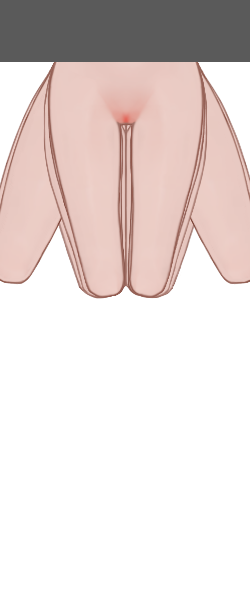
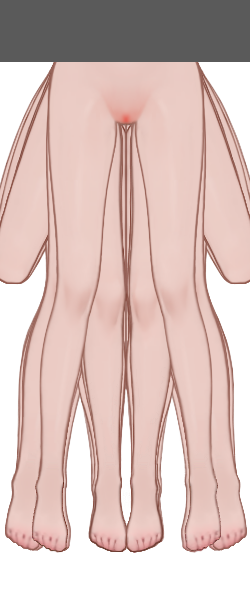
The second 250 × 600 image is a revision of the first. Changes to its layers:
showed "新Default 副本" (2nd of 2) over (31, 62, 222, 553)
showed "Small_White 副本" over (49, 62, 204, 553)
showed "新Spread 副本 5" over (5, 62, 247, 551)
showed "新Kneel 副本 10" over (0, 62, 250, 284)
showed "新Normal_White 副本 2" over (31, 62, 222, 552)
showed "新LegsClosed 副本" over (47, 62, 206, 553)
showed "新Spread 副本" over (5, 62, 247, 551)
showed "新Kneel 副本 11" over (0, 62, 250, 284)
showed "L" over (30, 62, 222, 551)
showed "新LegsClosed 副本 3" over (43, 62, 208, 552)
showed "新Spread 副本 3" over (5, 62, 247, 551)
showed "XL" over (34, 62, 218, 552)
showed "图层 6 副本" over (40, 62, 213, 552)
showed "新Spread 副本 4" over (7, 62, 244, 551)
